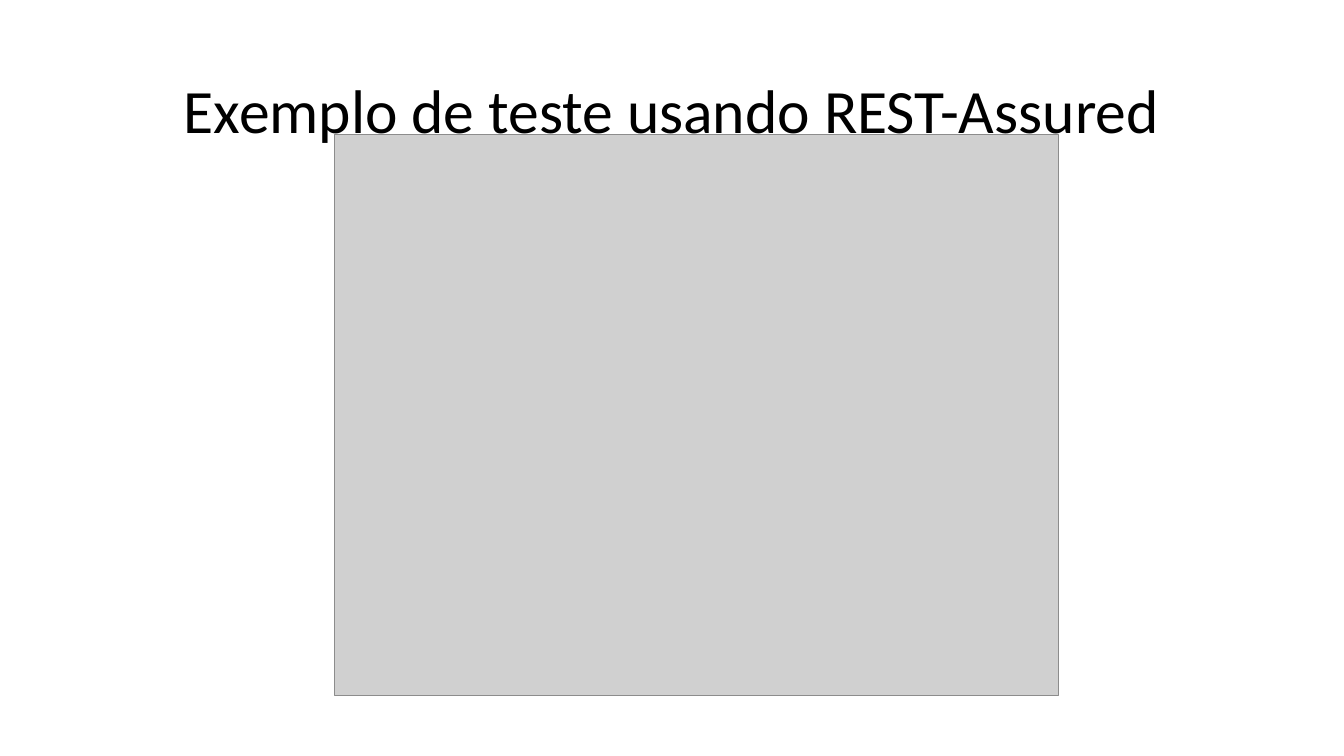
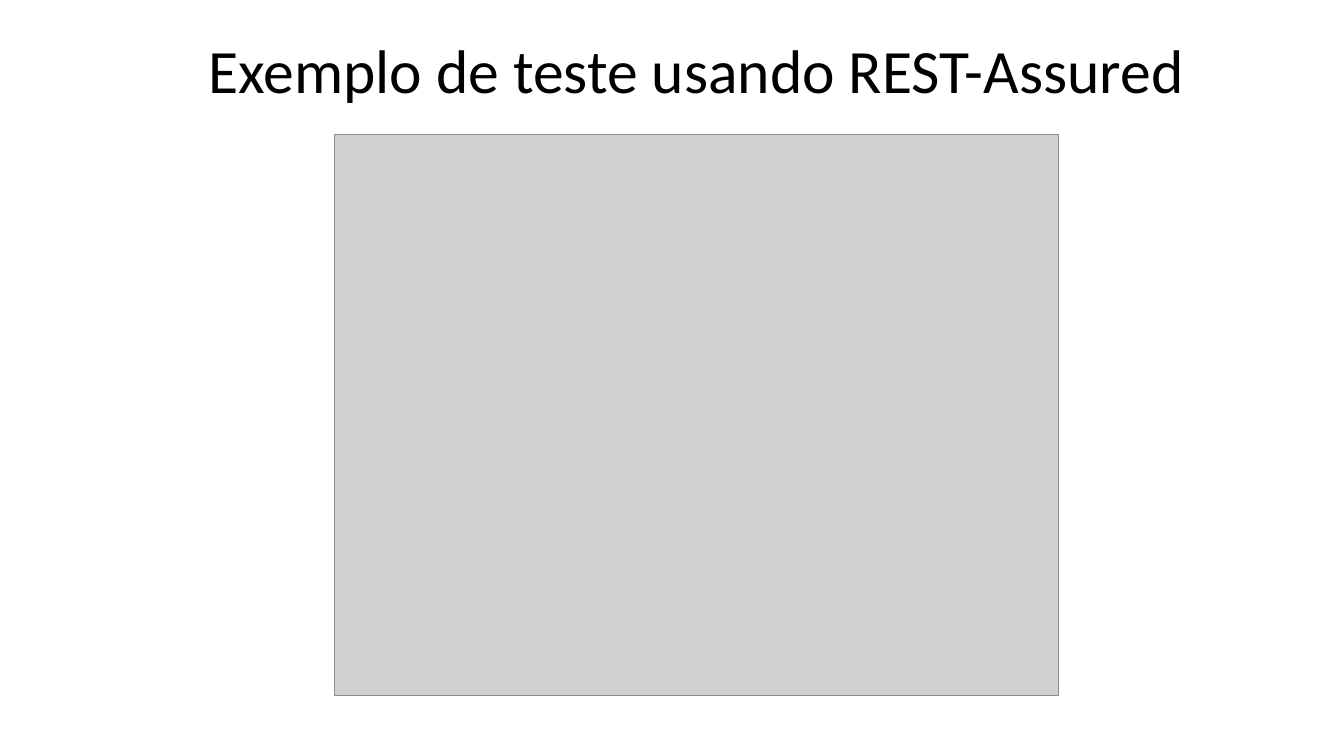
Before and after one commit to jhunior244/trabalho_testes, a slide deck: slide 11 of trabalho de testes apresentação.pptx (slide 7 before the commit). Drawn at 1344x756 pixels with LibreOffice and Linux fonts; fonts in the diff are those of the drawing; grey boxes stand for pictures. Boxes give left, top, right and bottom in pixels: in the first picture for what was removed or moved away, otherwise in the second. Text is boxed around its words. In the diff, an @@ line names an element or a change of style, - is before the commit and + after.

```diff
--- a/trabalho de testes apresentação.pptx
+++ b/trabalho de testes apresentação.pptx
@@ title "Exemplo de teste usando REST-Assured" rewrapped from (x1=184, y1=90, x2=1159, y2=148) to (x1=209, y1=50, x2=1184, y2=103) @@
```
Also in this commit, not shown: 3 other slides changed, 7 slides added, 2 other files.
